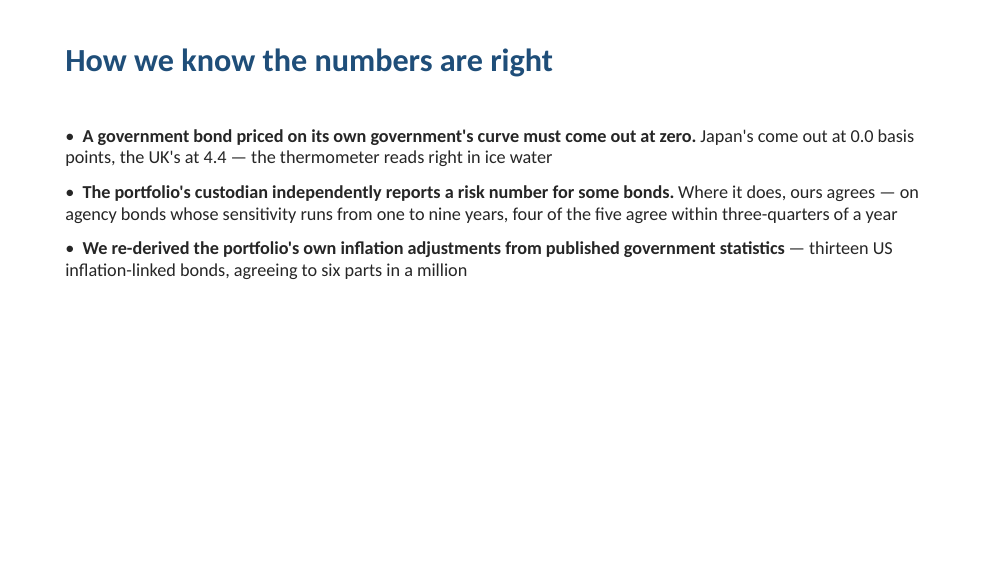
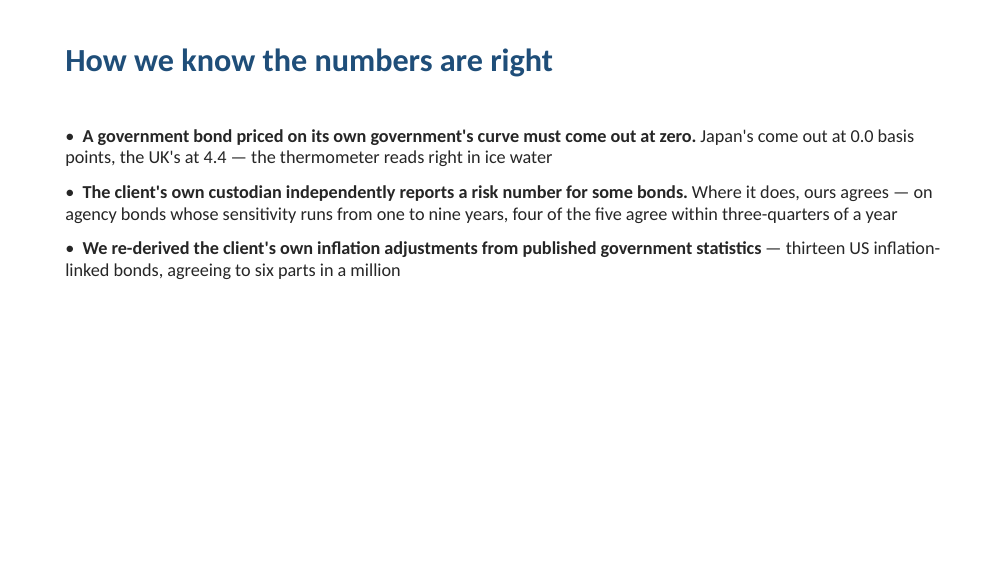
Before and after one commit to charlieee0712/fixed_income_pricing, a slide deck: slide 8 of docs/Ryse Presentation v3.pptx. Drawn at 1008x567 pixels with LibreOffice and Linux fonts; fonts in the diff are those of the drawing. Boxes give left, top, right and bottom in pixels: in the first picture for what was removed or moved away, otherwise in the second. Text is boxed around its words. In the diff, an @@ line names an element or a change of style, - is before the commit and + after.

```diff
--- a/docs/Ryse Presentation v3.pptx
+++ b/docs/Ryse Presentation v3.pptx
@@ text at (x1=65, y1=185, x2=941, y2=279): text changed @@
-• The portfolio's custodian independently reports a risk number for some bonds. Where it does, ours agrees — on agency bonds whose sensitivity runs from one to nine years, four of the five agree within three-quarters of a year
-• We re-derived the portfolio's own inflation adjustments from published government statistics — thirteen US inflation-linked bonds, agreeing to six parts in a million
+• The client's own custodian independently reports a risk number for some bonds. Where it does, ours agrees — on agency bonds whose sensitivity runs from one to nine years, four of the five agree within three-quarters of a year
+• We re-derived the client's own inflation adjustments from published government statistics — thirteen US inflation-linked bonds, agreeing to six parts in a million
```
Also in this commit, not shown: 2 other slides changed, 1 other file.
